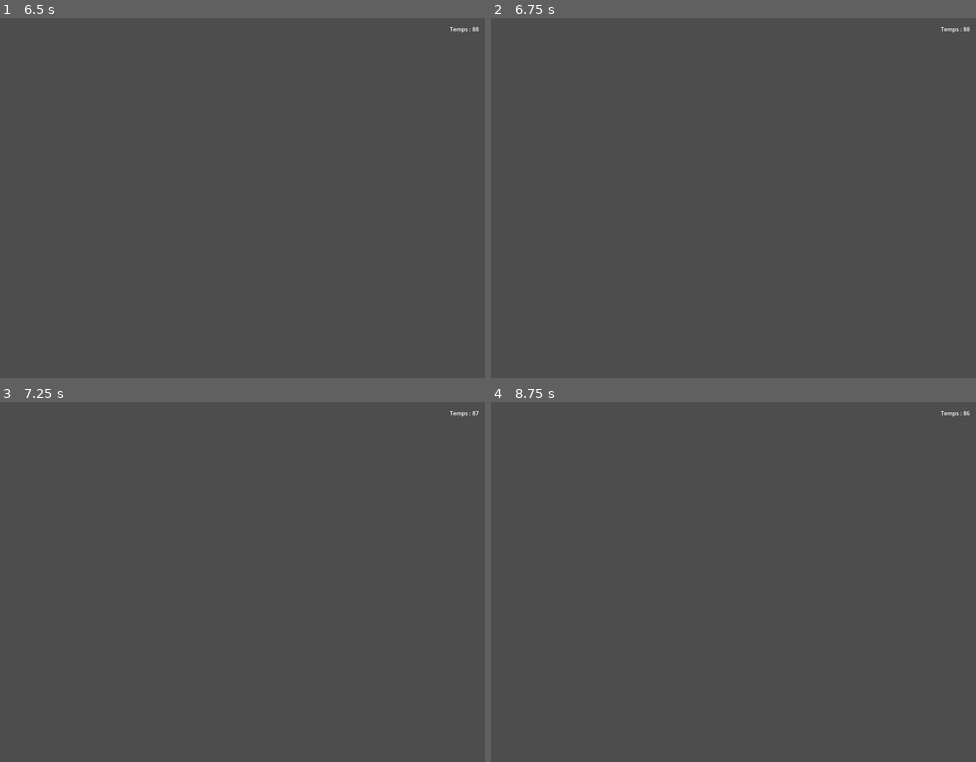
Above: before the commit, frames 1-4 (two rows, left to right).
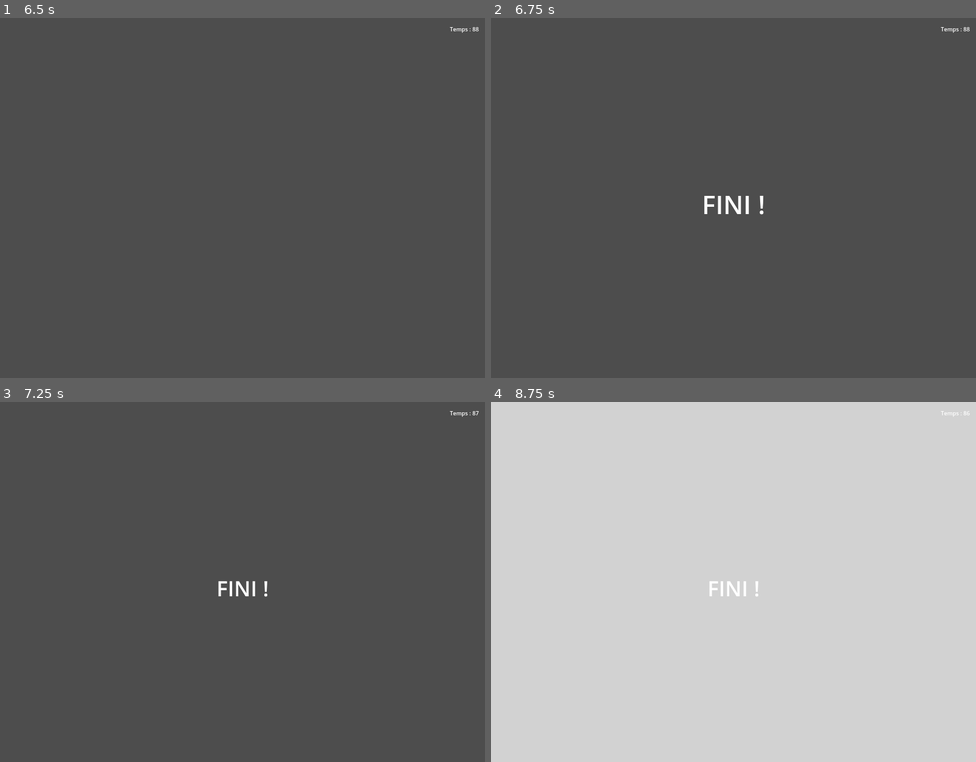
Above: after the commit, the same moments.

Repository: iceknith/JeuMadeInArcadia1-le-vrai-my-fork-uwu
Game: Godot game, scene res://Minigames/PirateFall/pirate_fall.tscn
The game is run twice, just before and just after one commit, with the same random seed, the same clock (stepped at 60 frames per second) and the same inputs. This scene is started directly instead of the project's main scene. Sound files missing from this copy of the repository are replaced by a short silence.
Inputs:
- Up to frame 1 (6.5 s): tap Enter at 0.5, 2, 3.5 s; hold D (Joystick Droite P1) 0.53-1.28 s; tap Space at 1.25, 2.75, 4.25 s; hold S (Joystick Bas P1) 1.28-2.03 s; hold D (Joystick Droite P1) 2.03-2.78 s; hold W (Bouton HautGauche P1) 2.78-5.03 s; hold S (Joystick Bas P1) 5.03-5.78 s; hold D (Joystick Droite P1) from 5.78 s (still down)
- Up to frame 2 (6.75 s): release D (Joystick Droite P1) at 6.53 s; hold W (Bouton HautGauche P1) from 6.53 s (still down)
- Up to frame 3 (7.25 s): keep holding W (Bouton HautGauche P1)
- Up to frame 4 (8.75 s): release W (Bouton HautGauche P1) at 7.28 s; hold D (Joystick Droite P1) 7.28-8.03 s; hold S (Joystick Bas P1) from 8.03 s (still down)

Frame 1 is identical in both runs. In frame 2, 0.3% of the frame differs, in the area x 44-57%, y 49-55%; in frame 3, 0.2%; in frame 4, 100%, in the area x 0-100%, y 0-100%.

Commit message:
fix de bugs du commit prec

Diff:
--- a/GameUtilities/game_utilities.gd
+++ b/GameUtilities/game_utilities.gd
@@ -1,6 +1,7 @@
 class_name GameUtilities extends Node
 
 signal end_game(player1_win:bool)
+signal end_game_early()
 
 @export_category("Timers")
 @export var regle : float = 5.0
@@ -46,6 +47,8 @@
 
 	timer_regle.start()
 	print("Voici les règles")
+
+	end_game_early.connect(jeu_timeout)
 	timer_regle.timeout.connect(regle_timeout)
 
 func _process(delta: float) -> void:
@@ -94,4 +97,7 @@
 
 func _on_transition_timer_timeout() -> void:
 	game_finished = true
-	end_game.emit(p1_win)
+	end_game.emit(get_winner())
+
+func get_winner() -> bool:
+	return true
--- a/Minigames/PirateFall/pirate_fall.gd
+++ b/Minigames/PirateFall/pirate_fall.gd
@@ -16,4 +16,9 @@
 		if Input.is_action_just_pressed("Bouton HautGauche P1"):
 			# Emmettre end_game signalera la fin de votre jeu
 			# L'argument est true si le joueur1 as gagné, et false si le joueur2 as gagné.
-			end_game.emit(false)
+			end_game_early.emit()
+
+# Cette fonction sera appelée à la fin d'une partie pour déterminer qui sera le gagnant
+# retourne True si joueur1 as gagné, et retourne False si joueur2 as gagné
+func get_winner() -> bool:
+	return true
--- a/Minigames/PirateFall/pirate_fall.tscn
+++ b/Minigames/PirateFall/pirate_fall.tscn
@@ -6,6 +6,9 @@
 
 [node name="pirate_fall" instance=ExtResource("1_o78mv")]
 script = ExtResource("2_wvcol")
+regle = null
+jeu = null
+fin = null
 
 [node name="AudioStreamPlayer" type="AudioStreamPlayer" parent="." index="1"]
 stream = ExtResource("2_o78mv")
--- a/game_manager.gd
+++ b/game_manager.gd
@@ -63,13 +63,19 @@
 			instance.miniature = mj_disponibles
 			add_child(instance)
 
+			# TODO changer la liste des mj_disponibles
+
 			# CHANGEMENT D'ETAT
 			etat = "Selection"
 
 		elif etat == "Selection":
 			# RETOUR AU MENU
 			var scene = load(chemin)
-			var instance = scene.instantiate()
+			var instance:GameUtilities = scene.instantiate()
+
+			# Connexion du signal de fin de partie
+			# Donc une fois que la fin de partie sera atteinte, MinigameResults sera appelée.
+			instance.end_game.connect(MinigameResults)
 			add_child(instance)
 
 			# CHANGEMENT D'ETAT
@@ -87,12 +93,8 @@
 		elif etat == "Minijeu" and p1_victory < nb_manche/2 and p2_victory < nb_manche/2:
 			# RETOUR AU MENU
 			var scene = load("res://GameStructure/vainqueur.tscn")
-			var instance:GameUtilities = scene.instantiate()
+			var instance = scene.instantiate()
 			add_child(instance)
-
-			# Connexion du signal de fin de partie
-			# Donc une fois que la fin de partie sera atteinte, MinigameResults sera appelée.
-			instance.end_game.connect(MinigameResults)
 
 			# CHANGEMENT D'ETAT
 			etat = "FinManche"
